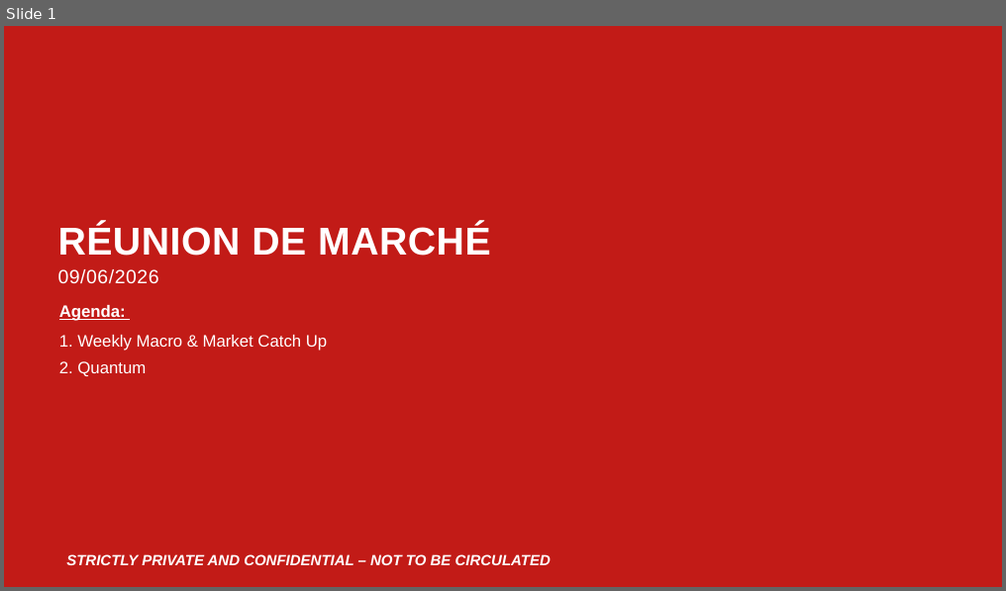
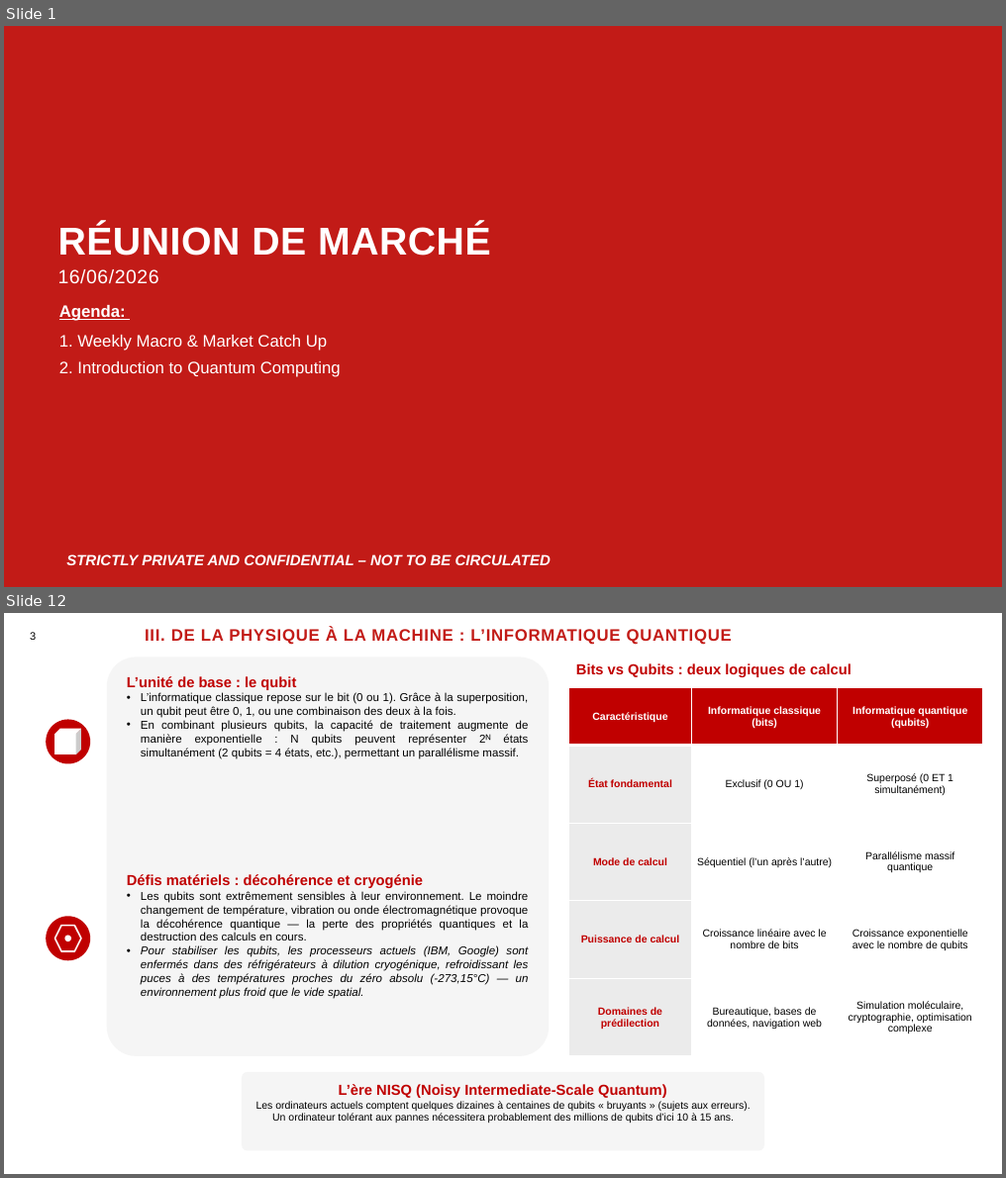
Before and after one commit to yessinemx/Quantum-Computing, a slide deck: Réunion de marché 16062026.pptx. Shown one above the other, each under a label of ours: slide 1 before the commit, slides 1 and 12 after it; the slides between them are not shown. The pictures are 1006x591 and 1006x1178 pixels, drawn with LibreOffice and Linux fonts; fonts in the diff are those of the drawing; background and template pictures are left out. Boxes give left, top, right and bottom in pixels: in the first picture for what was removed or moved away, otherwise in the second. Text is boxed around its words. In the diff, an @@ line names an element or a change of style, - is before the commit and + after.

```diff
--- a/Réunion de marché 16062026.pptx
+++ b/Réunion de marché 16062026.pptx
@@ slide 12 added at box(4, 613, 1002, 1174), background #FFFFFF @@
@@ text added at box(30, 632, 36, 640), 10.5 pt, text #000000 @@
+3
@@ title added at box(145, 627, 732, 645), 16 pt, text #C21B17, bold @@
+III. DE LA PHYSIQUE À LA MACHINE : L’INFORMATIQUE QUANTIQUE
@@ rounded rectangle added at box(107, 658, 549, 1057), fill #D9D9D9 at 25% opacity, 11 pt, text #000000 @@
+L’unité de base : le qubit
+• L’informatique classique repose sur le bit (0 ou 1). Grâce à la superposition, un qubit peut être 0, 1, ou une combinaison des deux à la fois.
+• En combinant plusieurs qubits, la capacité de traitement augmente de manière exponentielle : N qubits peuvent représenter 2ᴺ états simultanément (2 qubits = 4 états, etc.), permettant un parallélisme massif.
+Défis matériels : décohérence et cryogénie
+• Les qubits sont extrêmement sensibles à leur environnement. Le moindre changement de température, vibration ou onde électromagnétique provoque la décohérence quantique — la perte des propriétés quantiques et la destruction des calculs en cours.
+• Pour stabiliser les qubits, les processeurs actuels (IBM, Google) sont enfermés dans des réfrigérateurs à dilution cryogénique, refroidissant les puces à des températures proches du zéro absolu (-273,15°C) — un environnement plus froid que le vide spatial.
@@ text added at box(576, 663, 851, 677), 14 pt, text #C00000, bold @@
+Bits vs Qubits : deux logiques de calcul
@@ table added at box(569, 688, 984, 1057), 5 rows, 3 columns @@
+Caractéristique | Informatique classique (bits) | Informatique quantique (qubits)
+État fondamental | Exclusif (0 OU 1) | Superposé (0 ET 1 simultanément)
+Mode de calcul | Séquentiel (l’un après l’autre) | Parallélisme massif quantique
+Puissance de calcul | Croissance linéaire avec le nombre de bits | Croissance exponentielle avec le nombre de qubits
+Domaines de prédilection | Bureautique, bases de données, navigation web | Simulation moléculaire, cryptographie, optimisation complexe
@@ ellipse added at box(46, 719, 91, 764), fill #C00000 @@
@@ cube added at box(54, 728, 81, 755), fill #FFFFFF @@
@@ ellipse added at box(46, 916, 91, 961), fill #C00000 @@
@@ hexagon added at box(54, 925, 81, 952), outline #FFFFFF 1.5 pt @@
@@ ellipse added at box(64, 936, 71, 943), fill #FFFFFF @@
@@ rounded rectangle added at box(242, 1072, 764, 1151), fill #D9D9D9 at 25% opacity, 10 pt, text #000000 @@
+L’ère NISQ (Noisy Intermediate-Scale Quantum)
+Les ordinateurs actuels comptent quelques dizaines à centaines de qubits « bruyants » (sujets aux erreurs). Un ordinateur tolérant aux pannes nécessitera probablement des millions de qubits d’ici 10 à 15 ans.
@@ slide 1 changed as well @@
@@ text at box(58, 270, 159, 284): text changed @@
-09/06/2026
+16/06/2026
@@ text at box(59, 362, 341, 377): text changed @@
-2. Quantum
+2. Introduction to Quantum Computing
```
Also in this commit, not shown: 1 other slide changed, 14 other slides added.
